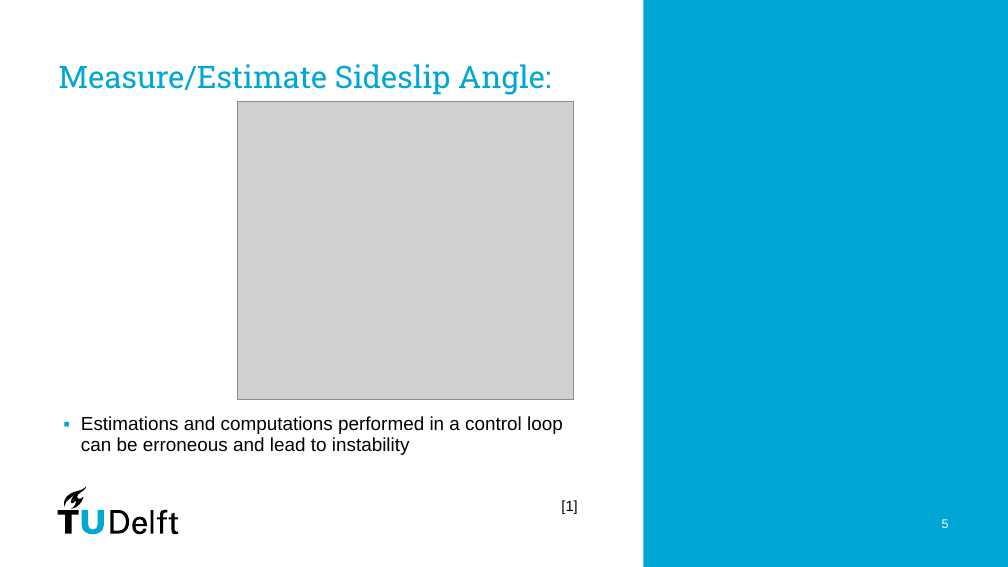
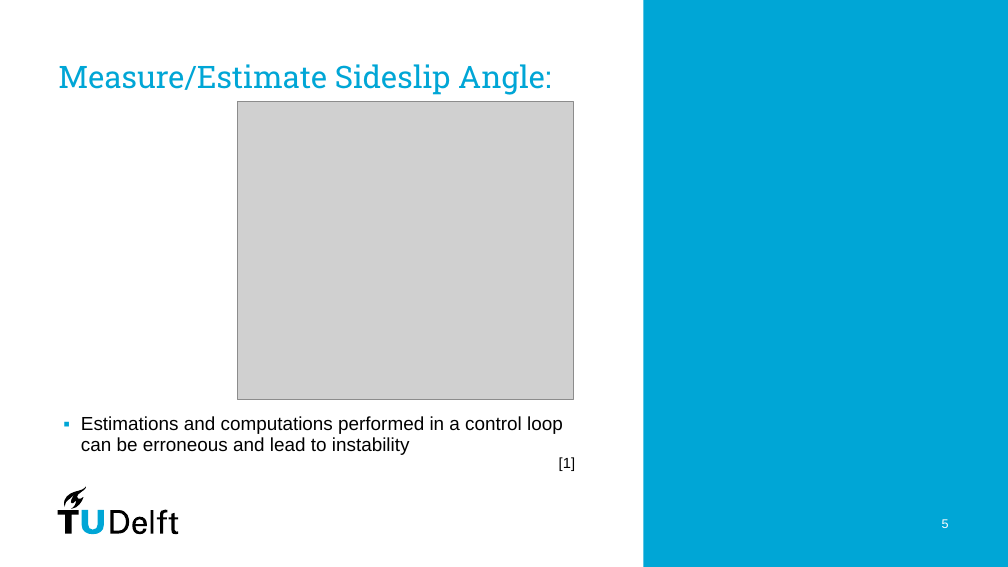
Before and after one commit to PavanPrasad-HG/Vehicle-Dynamics-Control, a slide deck: slide 5 of Group Presentation.pptx. Drawn at 1008x567 pixels with LibreOffice and Linux fonts; fonts in the diff are those of the drawing; grey boxes stand for pictures. Boxes give left, top, right and bottom in pixels: in the first picture for what was removed or moved away, otherwise in the second. Text is boxed around its words. In the diff, an @@ line names an element or a change of style, - is before the commit and + after.

```diff
--- a/Group Presentation.pptx
+++ b/Group Presentation.pptx
@@ text "[1]" moved from (x1=561, y1=500, x2=577, y2=514) to (x1=559, y1=457, x2=575, y2=471) @@
```
Also in this commit, not shown: 10 other slides changed, 2 slides added, 2 slides removed, 1 other file.
